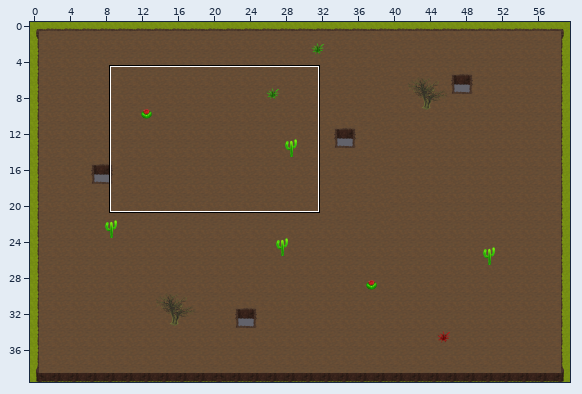
Two versions of a level (Tiled map, maps/level1.tmx). The picture above shows the old version from afar; the outline marks the close-up.
Close-up. Before the commit:
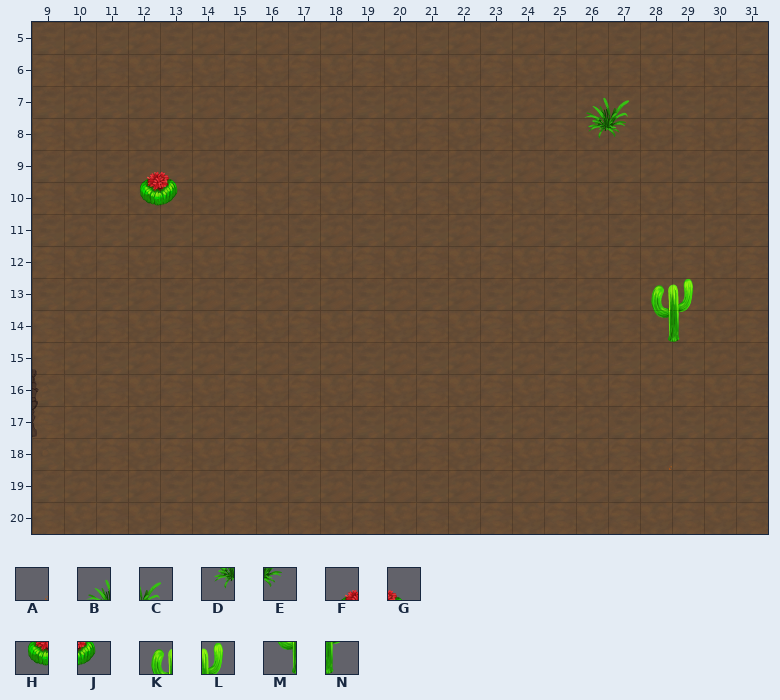
Cells are 32x32 px. Shown: x 9..31, y 5..20.
Key: from "desert_32x32": A 70, B 74, C 75, D 90, E 91, F 106, G 107, H 122, J 123, K 140, L 141, M 156, N 157.
_ is an empty cell.
Layers that did not change in this view are not listed.
Layer "PROPS" before, first column x 9:
 5 _______________________
 6 _______________________
 7 _________________BC____
 8 _________________DE____
 9 ___FG__________________
10 ___HJ__________________
11 _______________________
12 _______________________
13 ___________________KL__
14 ___________________MN__
15 _______________________
16 _______________________
17 _______________________
18 ___________________A___
19 _______________________
20 _______________________
New version:
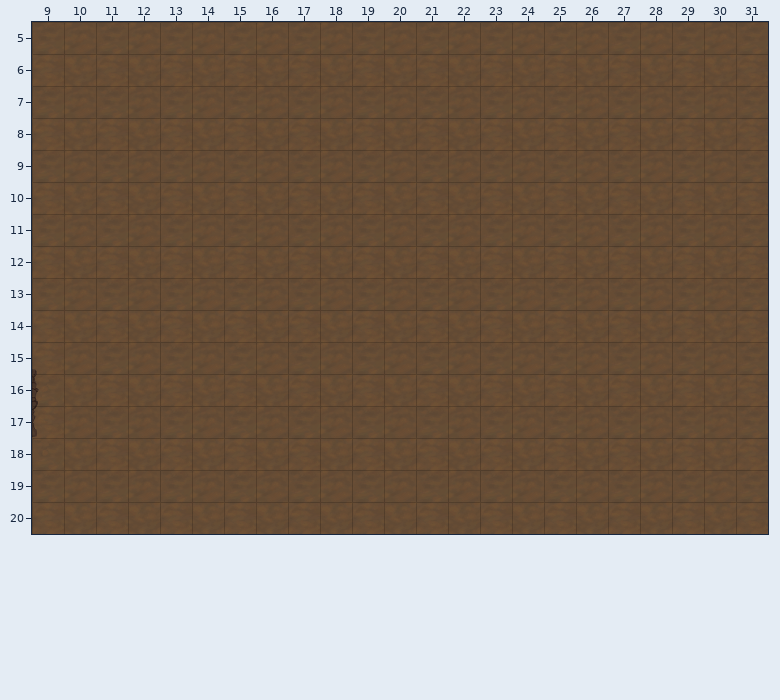
Diff:
Changed rows in their new state; . is an unchanged cell.
Layer "PROPS":
first column x 12:
 7 ..............__..
 8 ..............__..
 9 __................
10 __................
13 ................__
14 ................__
Boxes around the changes in both close-ups, in picture pixels (x1, y1, x2, y2):
removed: (584, 97, 629, 139)
removed: (140, 171, 178, 206)
removed: (651, 278, 693, 342)
